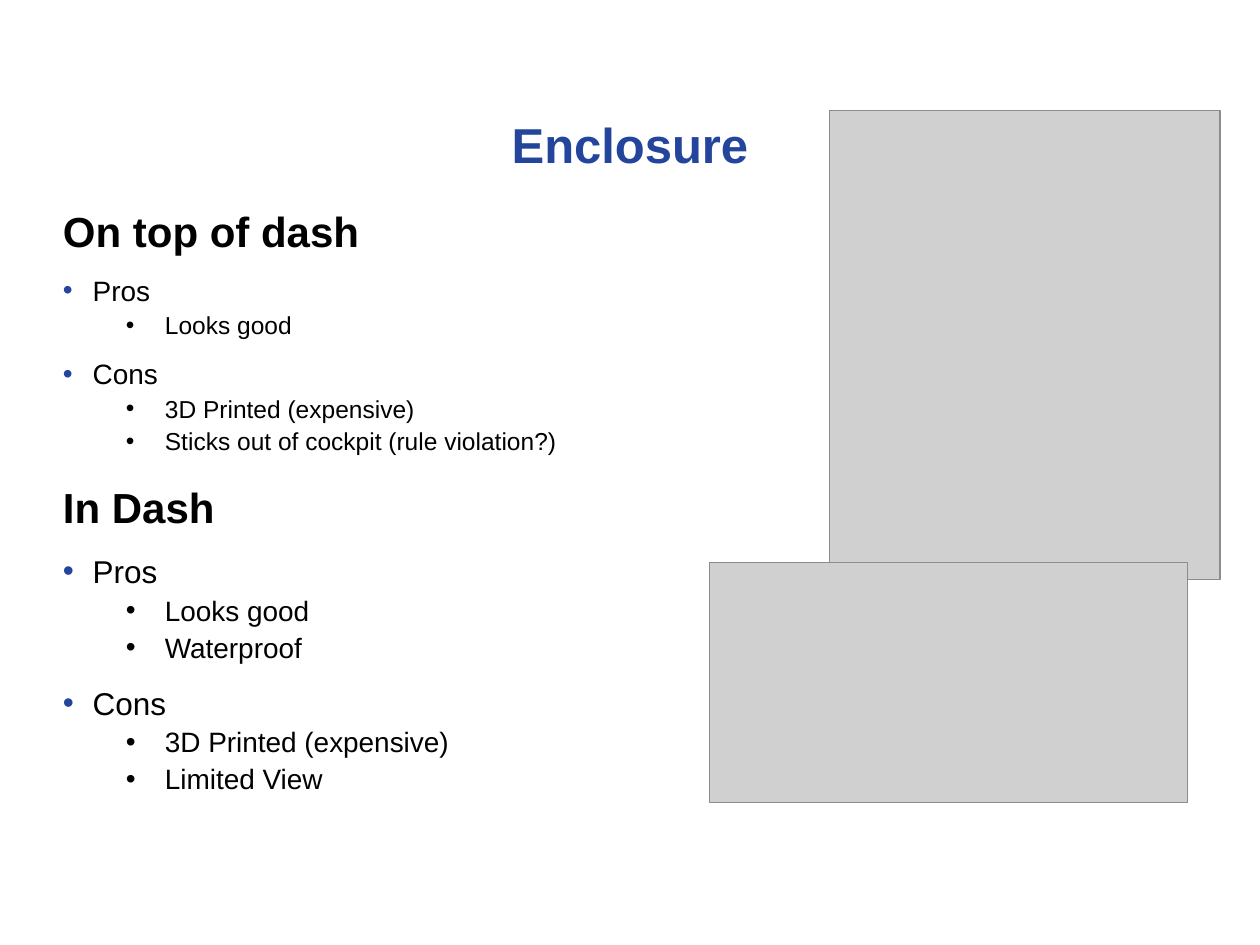
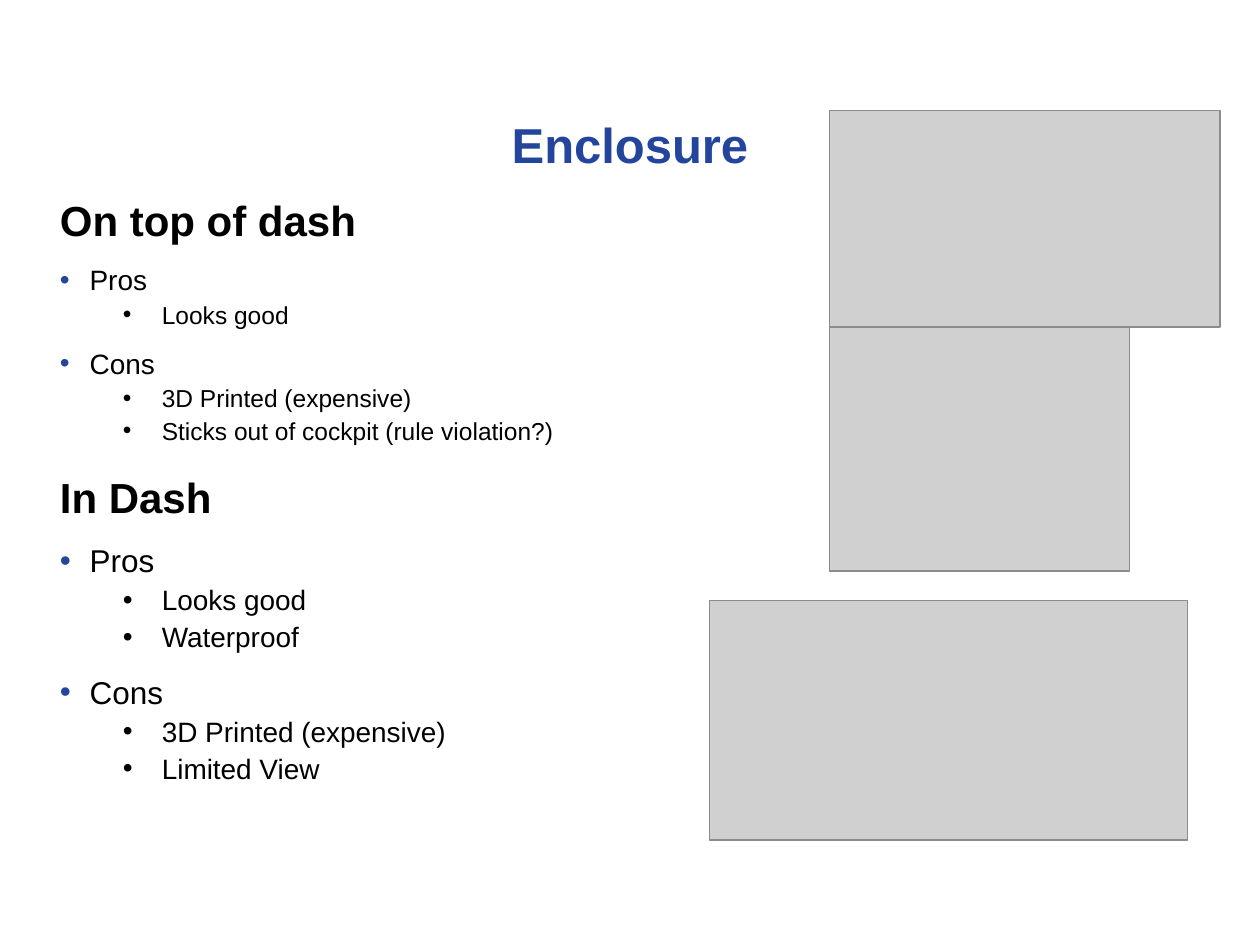
Before and after one commit to noahterickson/DigitalDash, a slide deck: slide 13 of Proposal/Project Proposal.ppt. Drawn at 1260x945 pixels with LibreOffice and Linux fonts; fonts in the diff are those of the drawing; grey boxes stand for pictures; background and template pictures are left out. Boxes give left, top, right and bottom in pixels: in the first picture for what was removed or moved away, otherwise in the second. Text is boxed around its words. In the diff, an @@ line names an element or a change of style, - is before the commit and + after.

```diff
--- a/Proposal/Project Proposal.ppt
+++ b/Proposal/Project Proposal.ppt
@@ picture: place and size @@
-picture at (829, 111, 1220, 580)
+picture at (829, 111, 1220, 328)
@@ text "On top of dash": place and size @@
-text "On top of dash" at (63, 216, 556, 758)
+text "On top of dash" at (60, 205, 553, 747)
@@ picture added at (829, 328, 1129, 572) @@
@@ picture: place and size @@
-picture at (709, 563, 1187, 803)
+picture at (709, 600, 1187, 839)
```
Also in this commit, not shown: 1 other slide changed, 1 slide added, 1 slide removed.
